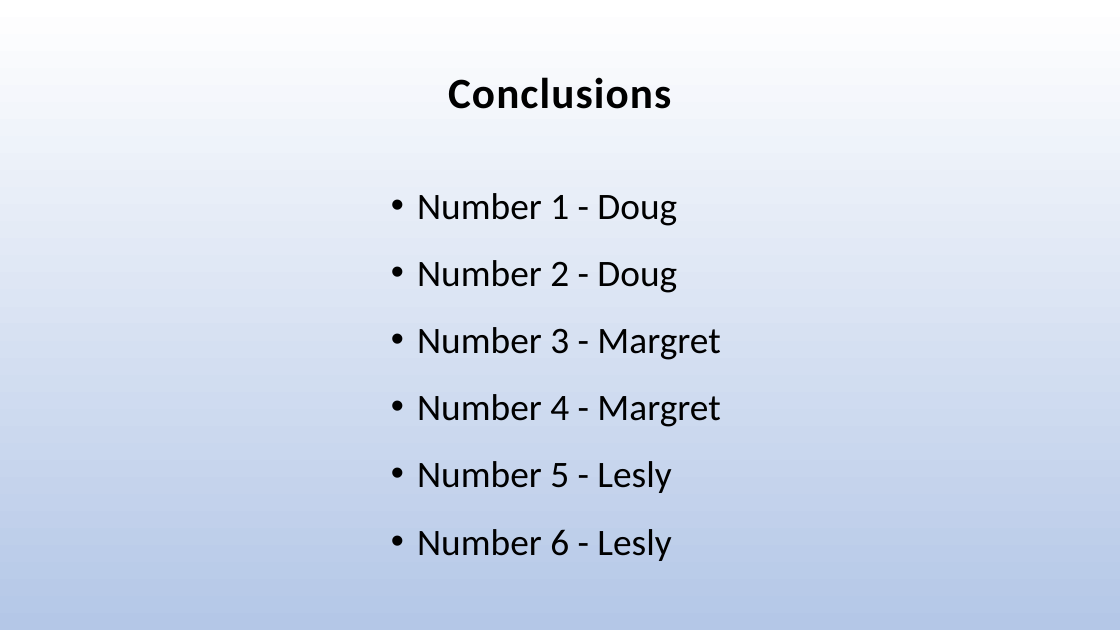
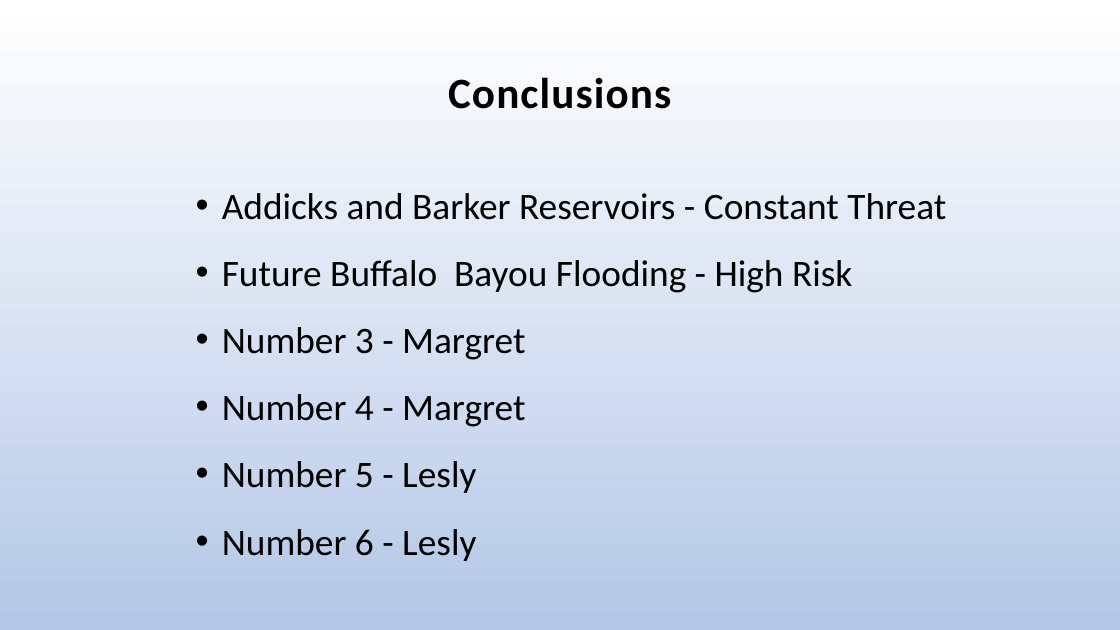
Before and after one commit to Margsaniel/htxemergencycoders, a slide deck: slide 12 of reports/presentation_FINAL.pptx. Drawn at 1120x630 pixels with LibreOffice and Linux fonts; fonts in the diff are those of the drawing. Boxes give left, top, right and bottom in pixels: in the first picture for what was removed or moved away, otherwise in the second. Text is boxed around its words. In the diff, an @@ line names an element or a change of style, - is before the commit and + after.

Commit message:
added Addicks Reservoir summary to analysis

```diff
--- a/reports/presentation_FINAL.pptx
+++ b/reports/presentation_FINAL.pptx
@@ text "Addicks and Barker Reservoirs - ..." moved from (x1=417, y1=193, x2=720, y2=561) to (x1=222, y1=193, x2=946, y2=561) @@
@@ text at (x1=222, y1=193, x2=946, y2=293): text changed @@
-• Number 1 - Doug
-• Number 2 - Doug
+• Addicks and Barker Reservoirs - Constant Threat
+• Future Buffalo Bayou Flooding - High Risk
```
Also in this commit, not shown: 1 other slide changed, 1 other file.
